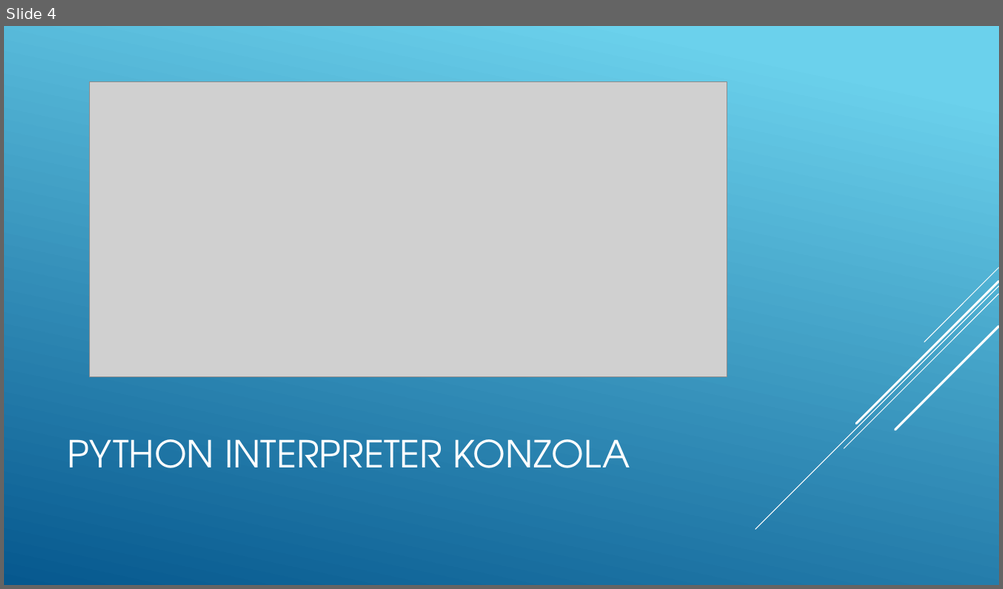
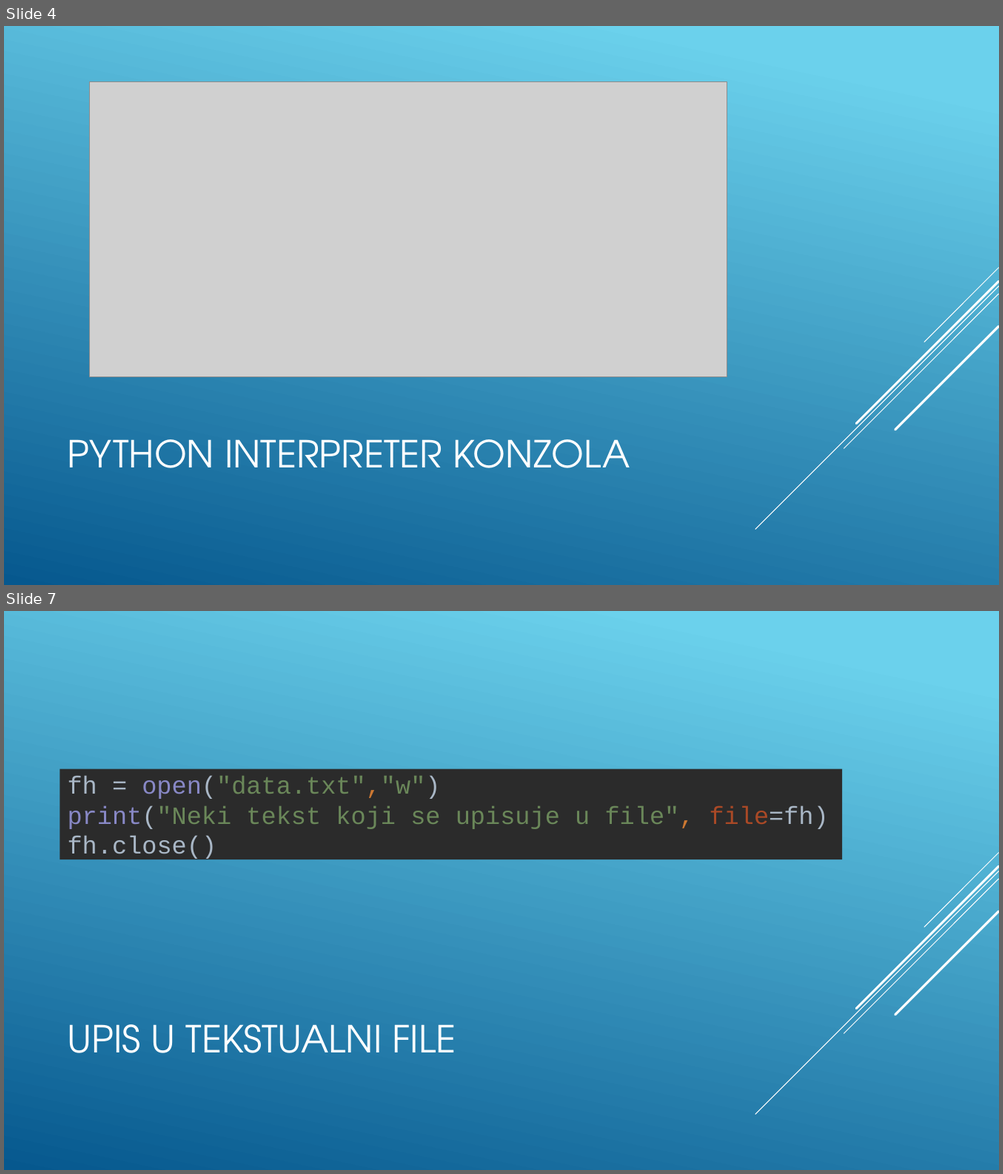
Before and after one commit to ivan95603/Blok2018, a slide deck: PythonPredavanje/Python.pptx. Shown one above the other, each under a label of ours: slide 4 before the commit, slides 4 and 7 after it; the slides between them are not shown. The pictures are 1003x589 and 1003x1174 pixels, drawn with LibreOffice and Linux fonts; fonts in the diff are those of the drawing; grey boxes stand for pictures. Boxes give left, top, right and bottom in pixels: in the first picture for what was removed or moved away, otherwise in the second. Text is boxed around its words. In the diff, an @@ line names an element or a change of style, - is before the commit and + after.

```diff
--- a/PythonPredavanje/Python.pptx
+++ b/PythonPredavanje/Python.pptx
@@ slide 7 added at [4,611,999,1170], background gradient #6ED2EB to #06588E; not listed: 5 template elements that a slide beside it also shows @@
@@ text added at [60,766,842,863], fill #2B2B2B, 24 pt, text #6A8759 @@
+fh = open("data.txt","w")
+print("Neki tekst koji se upisuje u file", file=fh)
+fh.close()
@@ title added at [68,1025,455,1054], 36 pt, text #FFFFFF @@
+UPIS U TEKSTUALNI FILE
```
Also in this commit, not shown: 2 slides changed, 3 other slides added, 6 other files.
